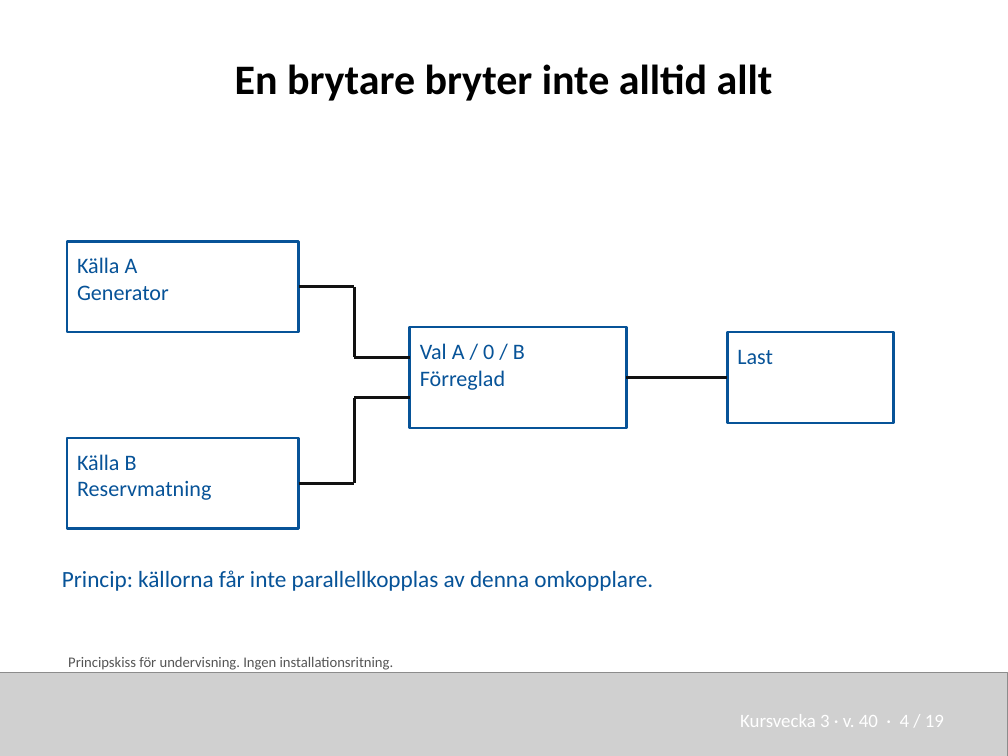
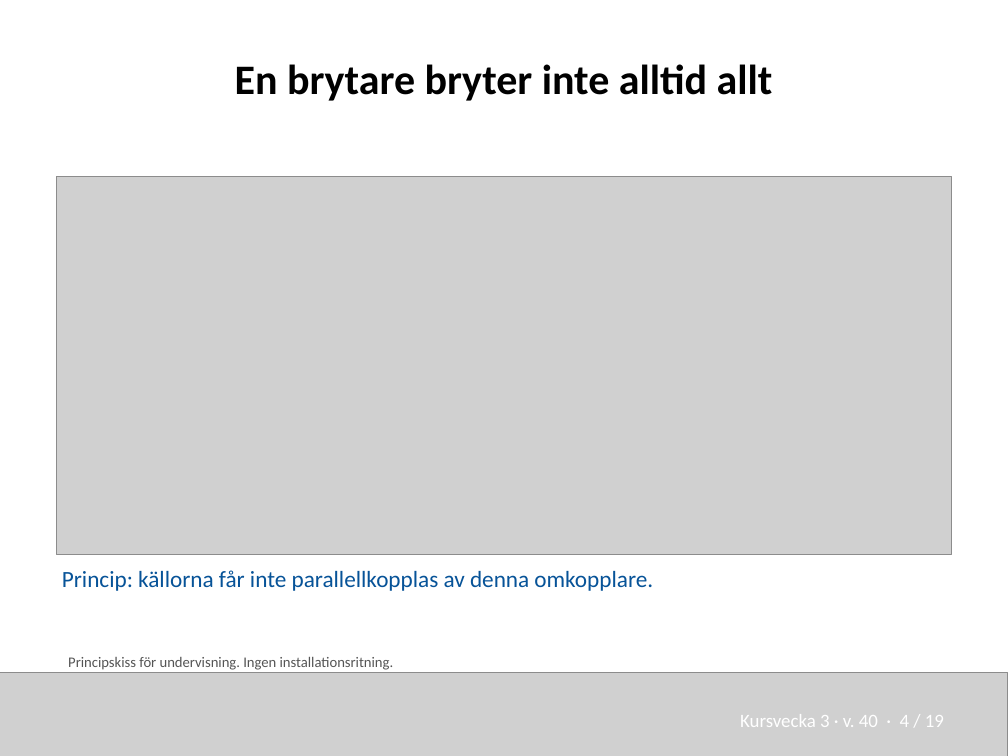
Before and after one commit to nj22az/nj22az.github.io, a slide deck: slide 4 of sjoskolan/vecka-38/aktuell/v38_01_Franskiljning_och_matteknik_elev.pptx. Drawn at 1008x756 pixels with LibreOffice and Linux fonts; fonts in the diff are those of the drawing; grey boxes stand for pictures. Boxes give left, top, right and bottom in pixels: in the first picture for what was removed or moved away, otherwise in the second. Text is boxed around its words. In the diff, an @@ line names an element or a change of style, - is before the commit and + after.

```diff
--- a/sjoskolan/vecka-38/aktuell/v38_01_Franskiljning_och_matteknik_elev.pptx
+++ b/sjoskolan/vecka-38/aktuell/v38_01_Franskiljning_och_matteknik_elev.pptx
@@ picture added at [56, 176, 952, 554] @@
@@ rectangle removed at [67, 242, 298, 333] @@
@@ text removed at [77, 257, 169, 300] @@
-Källa A
-Generator
@@ freeform shape removed at [298, 287, 354, 287] @@
@@ freeform shape removed at [354, 287, 354, 358] @@
@@ rectangle removed at [409, 328, 626, 428] @@
@@ freeform shape removed at [354, 358, 409, 358] @@
@@ text removed at [420, 343, 525, 390] @@
-Val A / 0 / B
-Förreglad
@@ rectangle removed at [727, 333, 893, 423] @@
@@ text removed at [737, 349, 773, 364] @@
-Last
@@ freeform shape removed at [626, 378, 727, 378] @@
@@ freeform shape removed at [354, 398, 354, 484] @@
@@ freeform shape removed at [354, 398, 409, 398] @@
@@ rectangle removed at [67, 438, 298, 529] @@
@@ text removed at [77, 454, 211, 500] @@
-Källa B
-Reservmatning
@@ freeform shape removed at [298, 484, 354, 484] @@
```
Also in this commit, not shown: 3 other slides changed, 16 other files.
